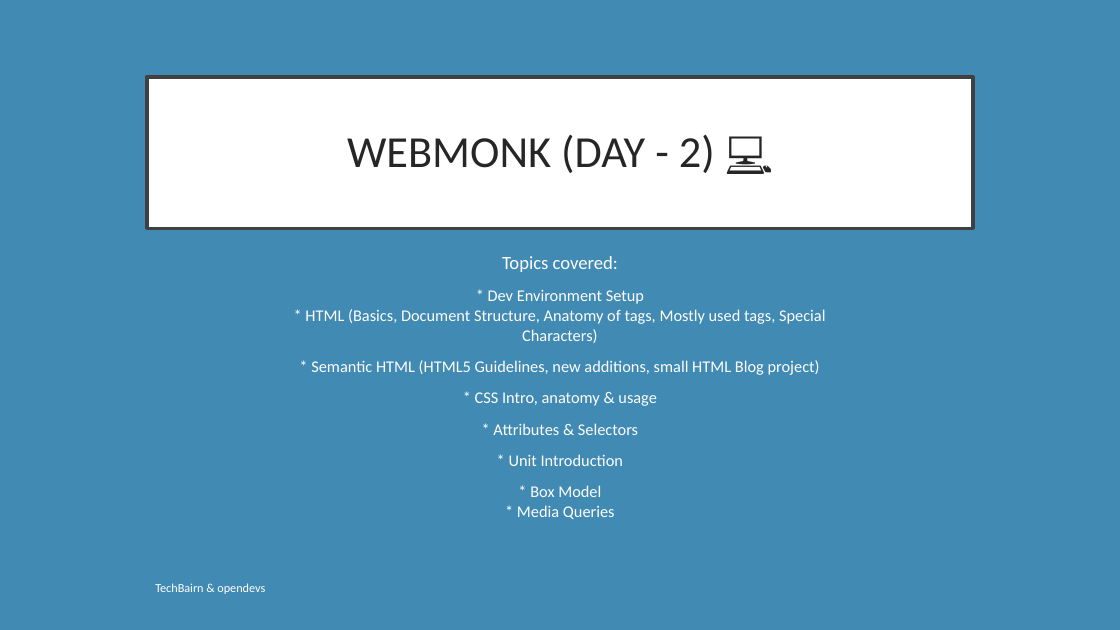
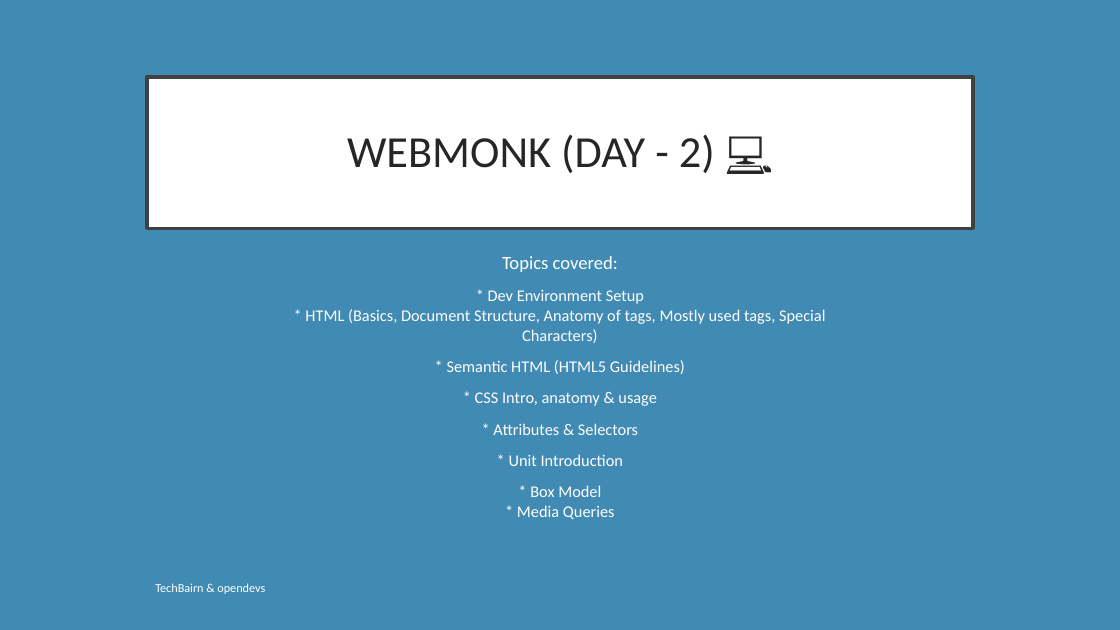
Before and after one commit to opendevs-org/webmonk-2, a slide deck: slide 1 of Course Day 2/Webmonk Course (day 2).pptx. Drawn at 1120x630 pixels with LibreOffice and Linux fonts; fonts in the diff are those of the drawing. Boxes give left, top, right and bottom in pixels: in the first picture for what was removed or moved away, otherwise in the second. Text is boxed around its words. In the diff, an @@ line names an element or a change of style, - is before the commit and + after.

Commit message:
PPT corrected

```diff
--- a/Course Day 2/Webmonk Course (day 2).pptx
+++ b/Course Day 2/Webmonk Course (day 2).pptx
@@ subtitle at <box>447,360,685,374</box>: text changed @@
-* Semantic HTML (HTML5 Guidelines, new additions, small HTML Blog project)
+* Semantic HTML (HTML5 Guidelines)
```
